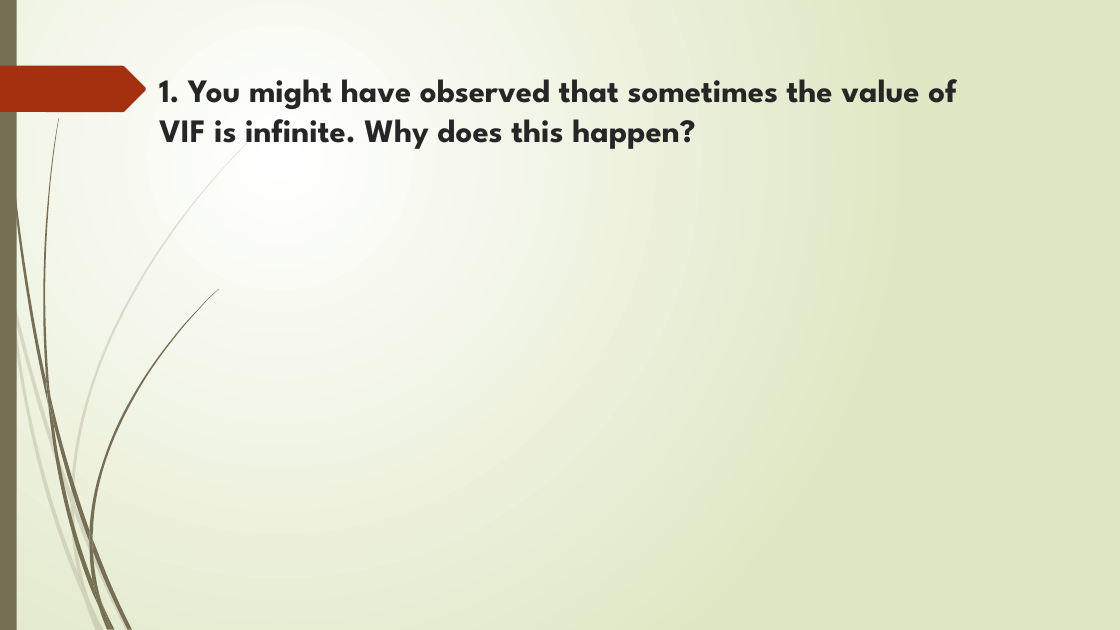
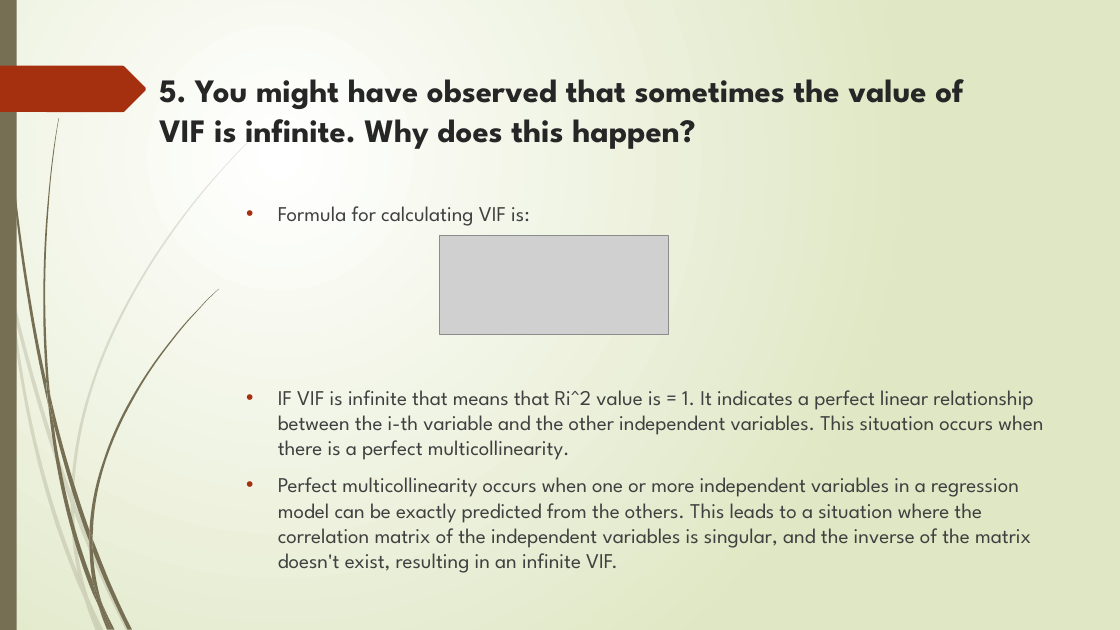
Before and after one commit to mylearning-datta/Linear-Regression, a slide deck: slide 15 of LinearRegression_Assignment/Linear Regression_Subjective Questions.pptx (slide 11 before the commit). Drawn at 1120x630 pixels with LibreOffice and Linux fonts; fonts in the diff are those of the drawing; grey boxes stand for pictures. Boxes give left, top, right and bottom in pixels: in the first picture for what was removed or moved away, otherwise in the second. Text is boxed around its words. In the diff, an @@ line names an element or a change of style, - is before the commit and + after.

```diff
--- a/LinearRegression_Assignment/Linear Regression_Subjective Questions.pptx
+++ b/LinearRegression_Assignment/Linear Regression_Subjective Questions.pptx
@@ title at box(159, 79, 963, 149): text changed @@
-1. You might have observed that sometimes the value of VIF is infinite. Why does this happen?
+5. You might have observed that sometimes the value of VIF is infinite. Why does this happen?
@@ text added at box(278, 206, 1043, 573), 18 pt, text #404040 @@
+• Formula for calculating VIF is:
+• IF VIF is infinite that means that Ri^2 value is = 1. It indicates a perfect linear relationship between the i-th variable and the other independent variables. This situation occurs when there is a perfect multicollinearity.
+• Perfect multicollinearity occurs when one or more independent variables in a regression model can be exactly predicted from the others. This leads to a situation where the correlation matrix of the independent variables is singular, and the inverse of the matrix doesn't exist, resulting in an infinite VIF.
@@ picture added at box(439, 236, 668, 335) @@
```
Also in this commit, not shown: 3 other slides changed, 5 slides added.
